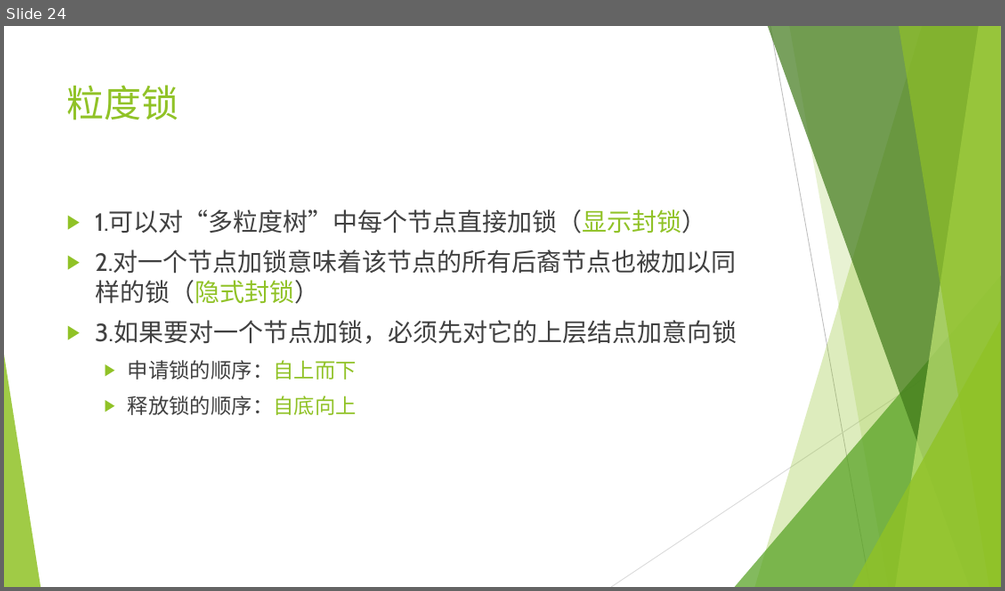
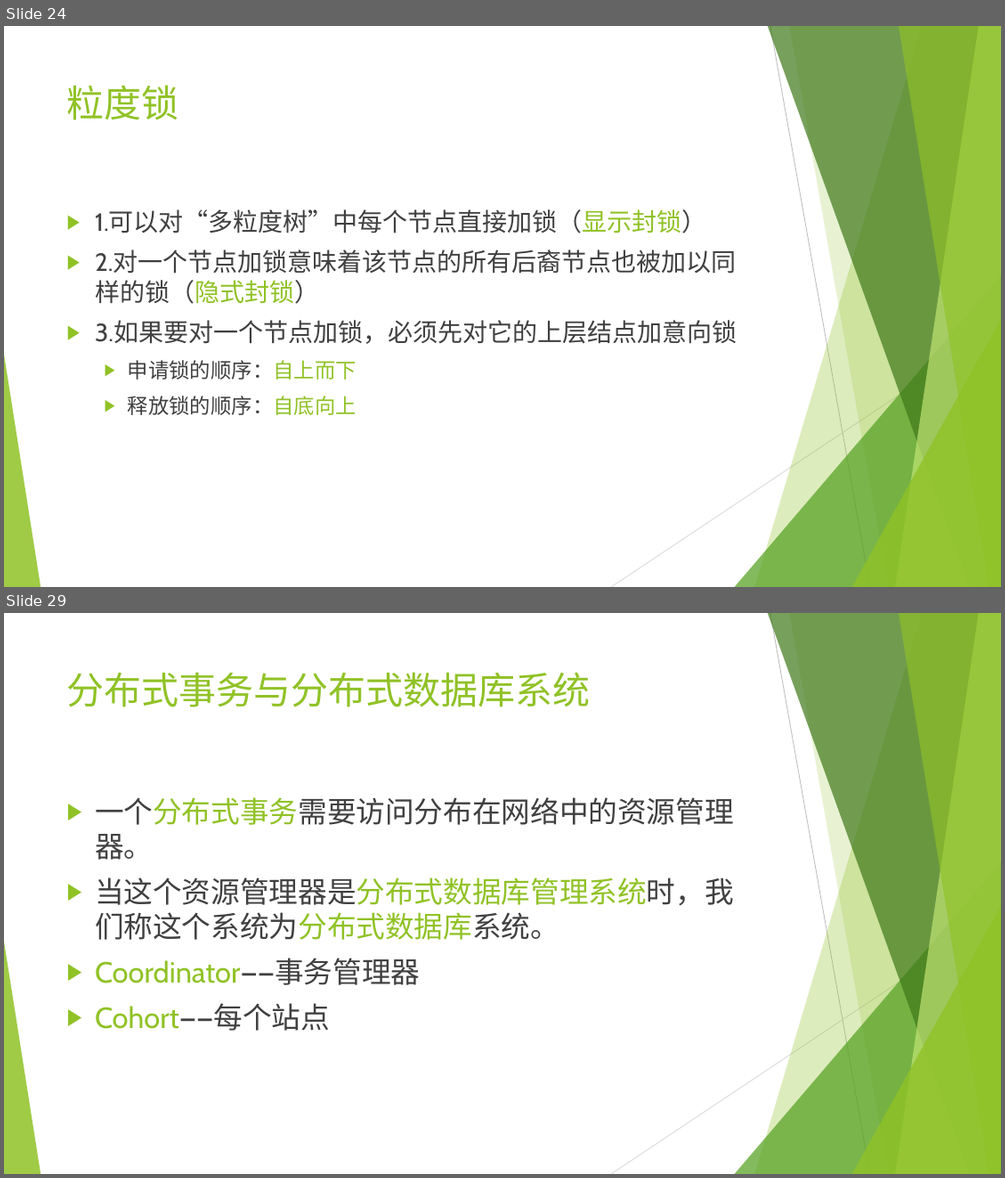
Before and after one commit to jkfhklh/database, a slide deck: 数据库 DZ1533016 刘子凡.pptx. Shown one above the other, each under a label of ours: slide 24 before the commit, slides 24 and 29 after it; the slides between them are not shown. The pictures are 1005x591 and 1005x1178 pixels, drawn with LibreOffice and Linux fonts; fonts in the diff are those of the drawing. Boxes give left, top, right and bottom in pixels: in the first picture for what was removed or moved away, otherwise in the second. Text is boxed around its words. In the diff, an @@ line names an element or a change of style, - is before the commit and + after.

```diff
--- a/数据库 DZ1533016 刘子凡.pptx
+++ b/数据库 DZ1533016 刘子凡.pptx
@@ slide 29 added at (4, 613, 1001, 1174), background #FFFFFF; not listed: 10 template elements that a slide beside it also shows @@
@@ title added at (67, 672, 591, 707), 36 pt, text #90C226 @@
+分布式事务与分布式数据库系统
@@ text added at (95, 797, 734, 1030), 28 pt, text #404040 @@
+▶ 一个分布式事务需要访问分布在网络中的资源管理器。
+▶ 当这个资源管理器是分布式数据库管理系统时，我们称这个系统为分布式数据库系统。
+▶ Coordinator——事务管理器
+▶ Cohort——每个站点
```
Also in this commit, not shown: 1 slide changed, 15 other slides added, 1 other file.
